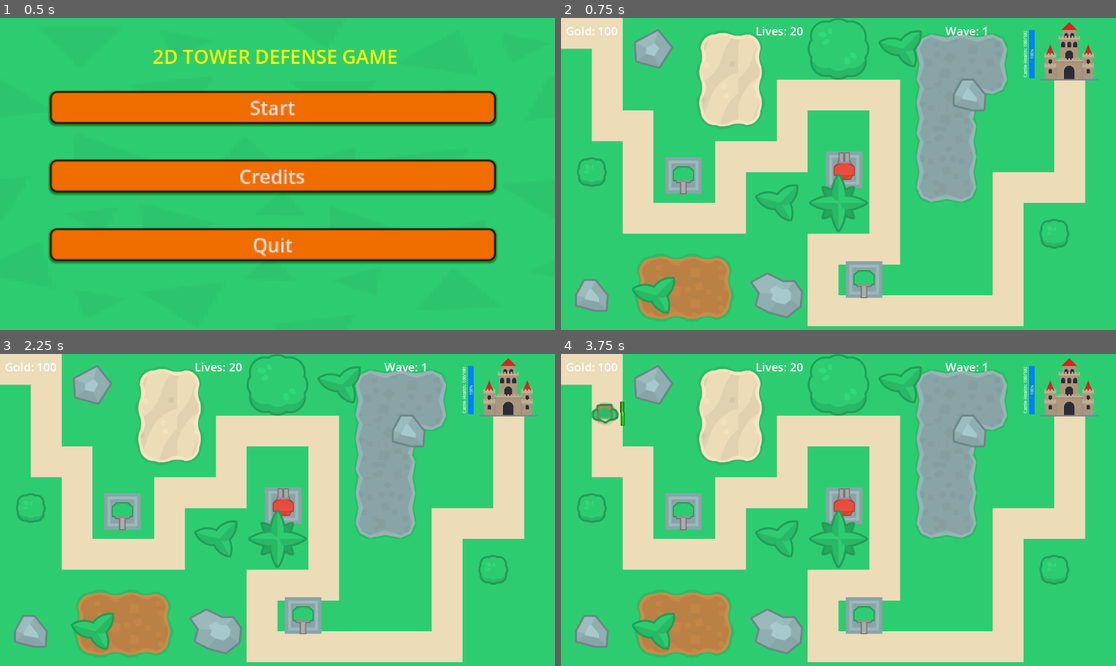
Above: before the commit, frames 1-4 (two rows, left to right).
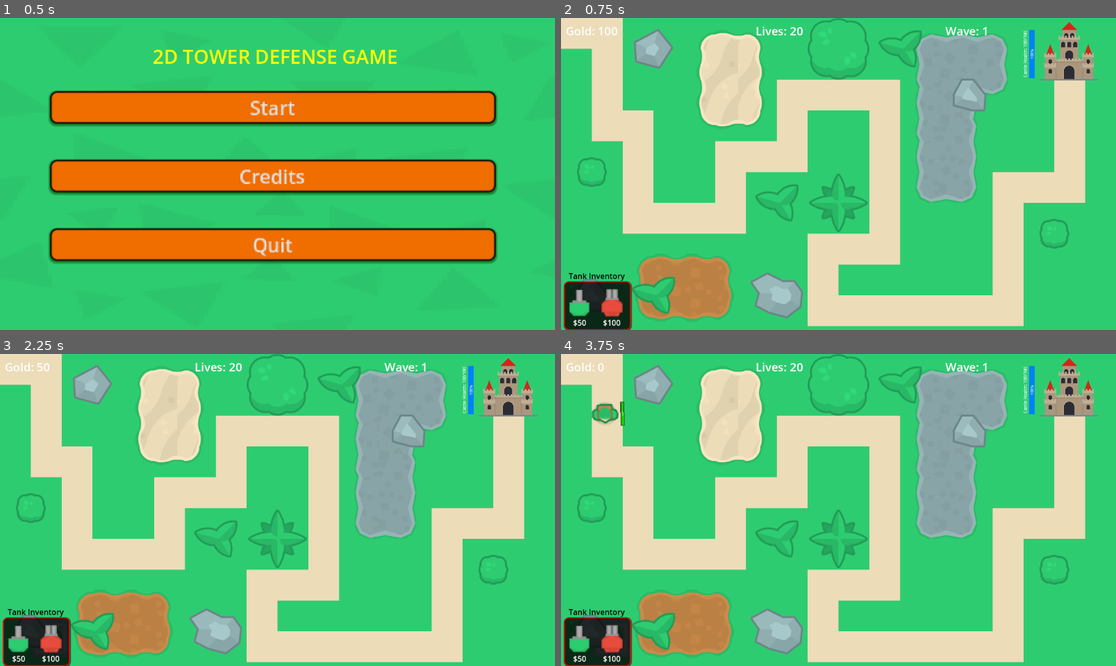
Above: after the commit, the same moments.

Repository: EishasGitHub/Proj-2D-Tower-Defense-Game
Game: Godot game, scene res://scenes/main_menu.tscn
Same seed, same stepped clock (60 frames per second), same inputs: the game is played once before the commit and once after it.
Inputs (mouse positions are in pixels of both pictures, inside the frame that each line leads up to):
- Up to frame 1 (0.5 s): no input
- Up to frame 2 (0.75 s): click "Start" at 0.5 s
- Up to frame 3 (2.25 s): click (16, 637) at 1.27 s; click (49, 637) at 2.02 s
- Up to frame 4 (3.75 s): click (577, 637) at 2.77 s; click (610, 637) at 3.52 s

Frame 1 is identical in both runs. In frame 2, 3.9% of the frame differs, in the area x 0-58%, y 42-100%; in frame 3, 3.9%; in frame 4, 4.0%, in the area x 0-58%, y 2-100%.

Commit message:
Tower Inventory Full Functionality Added

Diff:
--- a/2d-tower-defense-game/scenes/game_screen.tscn
+++ b/2d-tower-defense-game/scenes/game_screen.tscn
@@ -1,13 +1,27 @@
-[gd_scene load_steps=11 format=3 uid="uid://r8q24lshqugl"]
+[gd_scene load_steps=12 format=3 uid="uid://r8q24lshqugl"]
 
 [ext_resource type="Script" uid="uid://b1o55b7m8e4dh" path="res://scripts/game_screen.gd" id="1_dv2sx"]
 [ext_resource type="PackedScene" uid="uid://dr6jtcq4th7c3" path="res://scenes/hud.tscn" id="2_rxmqw"]
 [ext_resource type="PackedScene" uid="uid://dvevdmjfdmirb" path="res://scenes/pause_menu.tscn" id="3_1urxi"]
+[ext_resource type="Texture2D" uid="uid://b0uu3volwcxk2" path="res://art/PNG/Default size/towerDefense_tile249.png" id="4_4m8lb"]
 [ext_resource type="Texture2D" uid="uid://6w0ygsqgylfh" path="res://art/Tilesheet/towerDefense_tilesheet@2.png" id="4_dv2sx"]
+[ext_resource type="Texture2D" uid="uid://dm1ydf1ljvjiw" path="res://art/PNG/Default size/towerDefense_tile250.png" id="5_mjl5p"]
 [ext_resource type="PackedScene" uid="uid://didmgo244ftfe" path="res://scenes/castle.tscn" id="5_rxmqw"]
 [ext_resource type="Script" uid="uid://bwa3sr7ybr7qh" path="res://scripts/path_spawner.gd" id="6_1urxi"]
-[ext_resource type="PackedScene" uid="uid://h4emlatau6ty" path="res://scenes/tower_1.tscn" id="7_dthvl"]
-[ext_resource type="PackedScene" uid="uid://ciaqvi1jah6ke" path="res://scenes/tower_2.tscn" id="8_r01d7"]
+
+[sub_resource type="StyleBoxFlat" id="StyleBoxFlat_4m8lb"]
+bg_color = Color(0, 0, 0, 0.501961)
+border_width_left = 2
+border_width_top = 2
+border_width_right = 2
+border_width_bottom = 2
+border_color = Color(1, 0, 0, 1)
+corner_radius_top_left = 10
+corner_radius_top_right = 10
+corner_radius_bottom_right = 10
+corner_radius_bottom_left = 10
+shadow_size = 2
+shadow_offset = Vector2(1, 1)
 
 [sub_resource type="TileSetAtlasSource" id="TileSetAtlasSource_1urxi"]
 texture = ExtResource("4_dv2sx")
@@ -16764,6 +16778,70 @@
 visible = false
 layout_mode = 1
 
+[node name="InventoryUI" type="Control" parent="."]
+z_index = 2
+layout_mode = 1
+anchors_preset = 10
+anchor_right = 1.0
+offset_left = 6.0
+offset_top = 559.0
+offset_right = 6.0
+offset_bottom = 639.0
+grow_horizontal = 2
+
+[node name="Panel" type="Panel" parent="InventoryUI"]
+layout_mode = 0
+offset_top = -12.0
+offset_right = 139.0
+offset_bottom = 89.0
+theme_override_styles/panel = SubResource("StyleBoxFlat_4m8lb")
+
+[node name="Label" type="Label" parent="InventoryUI"]
+layout_mode = 0
+offset_left = 1.0
+offset_top = -35.0
+offset_right = 137.0
+offset_bottom = -4.0
+theme_override_colors/font_color = Color(0, 0, 0, 1)
+text = "Tank Inventory"
+horizontal_alignment = 1
+
+[node name="Label2" type="Label" parent="InventoryUI"]
+layout_mode = 0
+offset_left = 19.0
+offset_top = 62.0
+offset_right = 47.0
+offset_bottom = 85.0
+text = "$50"
+
+[node name="Label3" type="Label" parent="InventoryUI"]
+layout_mode = 0
+offset_left = 81.0
+offset_top = 62.0
+offset_right = 118.0
+offset_bottom = 85.0
+text = "$100"
+
+[node name="HBoxContainer" type="HBoxContainer" parent="InventoryUI"]
+layout_mode = 0
+offset_right = 132.0
+offset_bottom = 64.0
+
+[node name="GreentankButton" type="TextureButton" parent="InventoryUI/HBoxContainer"]
+layout_mode = 2
+texture_normal = ExtResource("4_4m8lb")
+
+[node name="RedTankButton" type="TextureButton" parent="InventoryUI/HBoxContainer"]
+layout_mode = 2
+texture_normal = ExtResource("5_mjl5p")
+
+[node name="DragPreview" type="TextureRect" parent="."]
+visible = false
+layout_mode = 0
+offset_right = 64.0
+offset_bottom = 64.0
+mouse_filter = 2
+
 [node name="GameWorld" type="Node2D" parent="."]
 
 [node name="Map" type="Node2D" parent="GameWorld"]
@@ -16809,6 +16887,18 @@
 [node name="CollisionPolygon2D7" type="CollisionPolygon2D" parent="GameWorld/Map/BlockedArea"]
 polygon = PackedVector2Array(1, 65, 65, 65, 65, 255, 130, 256, 128, 448, 387, 449, 387, 320, 511, 318, 512, 193, 636, 1 …(279 unchanged characters)…
 
+[node name="CollisionPolygon2D8" type="CollisionPolygon2D" parent="GameWorld/Map/BlockedArea"]
+polygon = PackedVector2Array(516, 11, 516, 115, 633, 120, 644, 7)
+
+[node name="CollisionPolygon2D9" type="CollisionPolygon2D" parent="GameWorld/Map/BlockedArea"]
+polygon = PackedVector2Array(660, 42, 702, 44, 742, 22, 779, 26, 909, 30, 933, 115, 915, 164, 886, 171, 857, 219, 857, 294, 863, 381, 823, 386, 757, 376, 740, 316, 742, 217, 733, 129, 721, 101, 702, 91)
+
+[node name="CollisionPolygon2D10" type="CollisionPolygon2D" parent="GameWorld/Map/BlockedArea"]
+polygon = PackedVector2Array(448, 364, 471, 345, 481, 347, 490, 363, 481, 384, 481, 412, 468, 421, 442, 397, 414, 390, 407, 371)
+
+[node name="CollisionPolygon2D11" type="CollisionPolygon2D" parent="GameWorld/Map/BlockedArea"]
+polygon = PackedVector2Array(542, 368, 535, 337, 567, 354, 579, 328, 589, 352, 610, 348, 611, 368, 635, 380, 605, 396, 592, 417, 571, 444, 552, 406, 534, 395, 516, 387)
+
 [node name="PathSpawner" type="Node2D" parent="."]
 script = ExtResource("6_1urxi")
 
@@ -16816,15 +16906,4 @@
 wait_time = 2.0
 autostart = true
 
-[node name="Towers" type="Node2D" parent="."]
-
-[node name="Tower1" parent="Towers" instance=ExtResource("7_dthvl")]
-position = Vector2(254, 327)
-
-[node name="Tower2" parent="Towers" instance=ExtResource("7_dthvl")]
-position = Vector2(629, 543)
-
-[node name="tower_2" parent="Towers" instance=ExtResource("8_r01d7")]
-position = Vector2(588, 315)
-
 [connection signal="timeout" from="PathSpawner/Timer" to="PathSpawner" method="_on_timer_timeout"]
--- /dev/null
+++ b/2d-tower-defense-game/scenes/tower_2.gd
@@ -0,0 +1,7 @@
+extends StaticBody2D
+
+
+func get_tile_position() -> Vector2i:
+	var tilemap = get_node("../../TileMap2")
+	var local_pos = tilemap.to_local(global_position)
+	return tilemap.local_to_map(local_pos)
--- a/2d-tower-defense-game/scenes/tower_2.tscn
+++ b/2d-tower-defense-game/scenes/tower_2.tscn
@@ -1,6 +1,7 @@
-[gd_scene load_steps=5 format=3 uid="uid://ciaqvi1jah6ke"]
+[gd_scene load_steps=6 format=3 uid="uid://ciaqvi1jah6ke"]
 
 [ext_resource type="Texture2D" uid="uid://birptyjykqn44" path="res://art/PNG/Retina/towerDefense_tile084.png" id="1_1ecqq"]
+[ext_resource type="Script" uid="uid://d1ru6v2srnlca" path="res://scenes/tower_2.gd" id="1_5snkr"]
 [ext_resource type="Texture2D" uid="uid://dm1ydf1ljvjiw" path="res://art/PNG/Default size/towerDefense_tile250.png" id="2_5snkr"]
 
 [sub_resource type="RectangleShape2D" id="RectangleShape2D_dp6v5"]
@@ -10,6 +11,7 @@
 radius = 200.0
 
 [node name="tower_2" type="StaticBody2D"]
+script = ExtResource("1_5snkr")
 
 [node name="CollisionShape2D" type="CollisionShape2D" parent="."]
 position = Vector2(-8, 0)
--- a/2d-tower-defense-game/scripts/game_screen.gd
+++ b/2d-tower-defense-game/scripts/game_screen.gd
@@ -1,13 +1,244 @@
+#extends Control
+#
+## UI References
+#@onready var hud = $HUD
+#@onready var pause_menu = $PauseMenu
+#
+## Game world references (add your game nodes here)
+## @onready var tower_manager = $TowerManager
+## @onready var enemy_spawner = $EnemySpawner
+## @onready var path_follow = $PathFollow
+#
+## UI References
+#@onready var green_tank_button = $InventoryUI/HBoxContainer/GreentankButton
+#@onready var red_tank_button = $InventoryUI/HBoxContainer/RedTankButton
+#@onready var money_label = $InventoryUI/MoneyLabel
+#@onready var drag_preview = $DragPreview
+#
+## Game References
+#@onready var game_world = $GameWorld
+#@onready var map = $GameWorld/Map
+#@onready var tilemap = $GameWorld/Map/TileMap2
+#
+## Tank Scenes
+#const GREEN_TANK_SCENE = preload("res://scenes/tower_1.tscn")
+#const RED_TANK_SCENE = preload("res://scenes/tower_2.tscn")
+#
+## Game State
+#var player_money = 500
+#var dragging_tank = null
+#var drag_data = {}
+#
+## Tank Costs
+#const TANK_COSTS = {
+	#"green": 50,
+	#"red": 100
+#}
+#
+#func _ready():
+	#print("GameScreen loaded")
+	#
+	## Initialize new game through GameManager
+	#GameManager.new_game()
+	#
+	## Connect to GameManager signals for game state changes
+	#GameManager.game_over_triggered.connect(_on_game_over)
+	#GameManager.pause_toggled.connect(_on_pause_toggled)
+	#
+	## Ensure UI elements are properly set up
+	#_setup_ui_layers()
+	#
+	## Start the game logic
+	#_start_game()
+	#
+	#setup_ui()
+	#update_money_display()
+#
+#func _setup_ui_layers():
+	#"""Set up UI layering and initial states"""
+	## Make sure UI elements have correct process modes
+	#if hud:
+		#hud.process_mode = Node.PROCESS_MODE_WHEN_PAUSED
+	#if pause_menu:
+		#pause_menu.process_mode = Node.PROCESS_MODE_WHEN_PAUSED
+	#
+	#print("UI layers configured")
+#
+#func _start_game():
+	#"""Initialize and start the game logic"""
+	#print("Starting tower defense game...")
+	#
+	#print("Game will end in 10 seconds for testing...")
+	##await get_tree().create_timer(10.0).timeout
+	##print("20 seconds passed - triggering game over for testing")
+	##
+	##GameManager.trigger_game_over()
+	## Game is now ready - no demo events
+	## Add your actual game logic here later
+#
+## === GAME STATE HANDLERS ===
+#
+#func _on_game_over():
+	#print("Game over detected in GameScreen")
+	#
+	## Make sure the game over screen is visible and on top
+	##if game_over_screen:
+		##print("Showing game over screen...")
+		##game_over_screen.show_screen()
+	##else:
+		##print("ERROR: Game over screen not found!")
+		#
+	## Stop all game logic
+	## enemy_spawner.stop_spawning()
+	## tower_manager.disable_towers()
+	#
+	## The GameOverScreen will automatically show due to its signal connection
+#
+#func _on_pause_toggled(is_paused: bool):
+	#"""Handle pause state changes"""
+	#print("Game pause toggled: ", is_paused)
+	## You can pause/resume specific game systems here if needed
+	## For example:
+	## if is_paused:
+	##     enemy_spawner.pause_spawning()
+	##     tower_manager.pause_towers()
+	## else:
+	##     enemy_spawner.resume_spawning()
+	##     tower_manager.resume_towers()
+#
+#func _on_tower_placed(tower_type: String, position: Vector2):
+	#"""Handle tower placement from inventory"""
+	#print("Tower placed: ", tower_type, " at position: ", position)
+#
+## === UTILITY FUNCTIONS ===
+#
+#func get_current_game_state() -> Dictionary:
+	#"""Get current game state for debugging"""
+	#return GameManager.get_game_stats()
+#
+#func force_game_over():
+	#"""Force game over (useful for testing)"""
+	#GameManager.trigger_game_over()
+#
+#func add_debug_gold(amount: int = 100):
+	#"""Add gold for debugging purposes"""
+	#GameManager.add_gold(amount)
+	#
+#func setup_ui():
+	#green_tank_button.pressed.connect(_on_green_tank_pressed)
+	#red_tank_button.pressed.connect(_on_red_tank_pressed)
+	#drag_preview.visible = false
+	#drag_preview.mouse_filter = Control.MOUSE_FILTER_IGNORE
+#
+#func _on_green_tank_pressed():
+	#start_tank_drag("green", GREEN_TANK_SCENE, green_tank_button.texture_normal)
+#
+#func _on_red_tank_pressed():
+	#start_tank_drag("red", RED_TANK_SCENE, red_tank_button.texture_normal)
+#
+#func start_tank_drag(tank_type: String, tank_scene: PackedScene, icon: Texture2D):
+	#var cost = TANK_COSTS[tank_type]
+	#
+	#if player_money < cost:
+		#print("Not enough money! Need $" + str(cost))
+		#return
+	#
+	#dragging_tank = tank_type
+	#drag_data = {
+		#"scene": tank_scene,
+		#"cost": cost,
+		#"type": tank_type
+	#}
+	#
+	#drag_preview.texture = icon
+	#drag_preview.visible = true
+	#drag_preview.modulate = Color(1, 1, 1, 0.7)
+	#
+	#print("Started dragging " + tank_type + " tank")
+#
+#func _input(event):
+	#if dragging_tank:
+		#if event is InputEventMouseMotion:
+			#drag_preview.global_position = get_global_mouse_position() - Vector2(32, 32)
+		#elif event is InputEventMouseButton and event.button_index == MOUSE_BUTTON_LEFT and not event.pressed:
+			#attempt_tank_placement()
+#
+#func attempt_tank_placement():
+	#var drop_position = get_global_mouse_position()
+	#
+	#if is_valid_placement(drop_position):
+		#place_tank(drop_position)
+		#spend_money(drag_data.cost)
+		#print(drag_data.type + " tank deployed!")
+	#else:
+		#print("Invalid placement!")
+	#
+	#stop_dragging()
+#
+#func place_tank(position: Vector2):
+	#var tank_instance = drag_data.scene.instantiate()
+	#var snapped_pos = snap_to_grid(position)
+	#tank_instance.global_position = snapped_pos
+	#map.add_child(tank_instance)
+#
+#func is_valid_placement(position: Vector2) -> bool:
+	#var local_pos = tilemap.to_local(position)
+	#var tile_coords = tilemap.local_to_map(local_pos)
+	#var tile_id = tilemap.get_cell_source_id(0, tile_coords)
+	#
+	## Allow placement on tile ID 0 (adjust as needed)
+	#return tile_id == 0
+#
+#func snap_to_grid(position: Vector2) -> Vector2:
+	#var local_pos = tilemap.to_local(position)
+	#var tile_coords = tilemap.local_to_map(local_pos)
+	#return tilemap.to_global(tilemap.map_to_local(tile_coords))
+#
+#func stop_dragging():
+	#dragging_tank = null
+	#drag_data.clear()
+	#drag_preview.visible = false
+#
+#func spend_money(amount: int):
+	#player_money -= amount
+	#update_money_display()
+#
+#func update_money_display():
+	#money_label.text = "Money: $" + str(player_money)
+
+
+
+
 extends Control
 
 # UI References
 @onready var hud = $HUD
 @onready var pause_menu = $PauseMenu
 
-# Game world references (add your game nodes here)
-# @onready var tower_manager = $TowerManager
-# @onready var enemy_spawner = $EnemySpawner
-# @onready var path_follow = $PathFollow
+# Tank UI References (removed money_label)
+@onready var green_tank_button = $InventoryUI/HBoxContainer/GreentankButton
+@onready var red_tank_button = $InventoryUI/HBoxContainer/RedTankButton
+@onready var drag_preview = $DragPreview
+
+# Game References
+@onready var game_world = $GameWorld
+@onready var map = $GameWorld/Map
+@onready var tilemap = $GameWorld/Map/TileMap2
+@onready var blocked_area = $GameWorld/Map/BlockedArea
+
+# Tank Scenes
+const GREEN_TANK_SCENE = preload("res://scenes/tower_1.tscn")
+const RED_TANK_SCENE = preload("res://scenes/tower_2.tscn")
+
+# Game State
+var dragging_tank = null
+var drag_data = {}
+
+# Tank Costs
+const TANK_COSTS = {
+	"green": 50,
+	"red": 100
+}
 
 func _ready():
 	print("GameScreen loaded")
@@ -25,9 +256,10 @@
 	# Start the game logic
 	_start_game()
 
+	setup_ui()
+
 func _setup_ui_layers():
 	"""Set up UI layering and initial states"""
-	# Make sure UI elements have correct process modes
 	if hud:
 		hud.process_mode = Node.PROCESS_MODE_WHEN_PAUSED
 	if pause_menu:
@@ -39,48 +271,116 @@
 	"""Initialize and start the game logic"""
 	print("Starting tower defense game...")
 
-	print("Game will end in 10 seconds for testing...")
-	#await get_tree().create_timer(10.0).timeout
-	#print("20 seconds passed - triggering game over for testing")
-	#
-	#GameManager.trigger_game_over()
-	# Game is now ready - no demo events
-	# Add your actual game logic here later
-
 # === GAME STATE HANDLERS ===
 
 func _on_game_over():
 	print("Game over detected in GameScreen")
-
-	# Make sure the game over screen is visible and on top
-	#if game_over_screen:
-		#print("Showing game over screen...")
-		#game_over_screen.show_screen()
-	#else:
-		#print("ERROR: Game over screen not found!")
-
-	# Stop all game logic
-	# enemy_spawner.stop_spawning()
-	# tower_manager.disable_towers()
-
-	# The GameOverScreen will automatically show due to its signal connection
 
 func _on_pause_toggled(is_paused: bool):
 	"""Handle pause state changes"""
 	print("Game pause toggled: ", is_paused)
-	# You can pause/resume specific game systems here if needed
-	# For example:
-	# if is_paused:
-	#     enemy_spawner.pause_spawning()
-	#     tower_manager.pause_towers()
-	# else:
-	#     enemy_spawner.resume_spawning()
-	#     tower_manager.resume_towers()
 
 func _on_tower_placed(tower_type: String, position: Vector2):
 	"""Handle tower placement from inventory"""
 	print("Tower placed: ", tower_type, " at position: ", position)
 
+# === TANK PLACEMENT SYSTEM ===
+
+func setup_ui():
+	green_tank_button.pressed.connect(_on_green_tank_pressed)
+	red_tank_button.pressed.connect(_on_red_tank_pressed)
+	drag_preview.visible = false
+	drag_preview.mouse_filter = Control.MOUSE_FILTER_IGNORE
+
+func _on_green_tank_pressed():
+	start_tank_drag("green", GREEN_TANK_SCENE, green_tank_button.texture_normal)
+
+func _on_red_tank_pressed():
+	start_tank_drag("red", RED_TANK_SCENE, red_tank_button.texture_normal)
+
+func start_tank_drag(tank_type: String, tank_scene: PackedScene, icon: Texture2D):
+	var cost = TANK_COSTS[tank_type]
+
+	# Use GameManager for money check
+	if GameManager.get_gold() < cost:
+		print("Not enough money! Need $" + str(cost))
+		# Flash the gold label in HUD to show insufficient funds
+		if hud and hud.has_method("flash_gold_label"):
+			hud.flash_gold_label()
+		return
+
+	dragging_tank = tank_type
+	drag_data = {
+		"scene": tank_scene,
+		"cost": cost,
+		"type": tank_type
+	}
+
+	drag_preview.texture = icon
+	drag_preview.visible = true
+	drag_preview.modulate = Color(1, 1, 1, 0.7)
+
+	print("Started dragging " + tank_type + " tank")
+
+func _input(event):
+	if dragging_tank:
+		if event is InputEventMouseMotion:
+			drag_preview.global_position = get_global_mouse_position() - Vector2(32, 32)
+		elif event is InputEventMouseButton and event.button_index == MOUSE_BUTTON_LEFT and not event.pressed:
+			attempt_tank_placement()
+
+func attempt_tank_placement():
+	var drop_position = get_global_mouse_position()
+
+	if is_valid_placement(drop_position):
+		place_tank(drop_position)
+		# Use GameManager to spend money
+		GameManager.spend_gold(drag_data.cost)
+		print(drag_data.type + " tank deployed!")
+	else:
+		print("Invalid placement - blocked area!")
+
+	stop_dragging()
+
+func place_tank(position: Vector2):
+	var tank_instance = drag_data.scene.instantiate()
+	tank_instance.global_position = position
+	map.add_child(tank_instance)
+
+func is_valid_placement(position: Vector2) -> bool:
+	# Manual polygon checking
+	if blocked_area:
+		for child in blocked_area.get_children():
+			if child is CollisionPolygon2D:
+				if is_point_in_polygon(position, child):
+					print("Blocked by polygon: ", child.name)
+					return false
+
+	# Other checks...
+	var viewport_rect = get_viewport().get_visible_rect()
+	if not viewport_rect.has_point(position):
+		return false
+
+	if position.y < 80:
+		return false
+
+	return true
+
+func is_point_in_polygon(point: Vector2, collision_polygon: CollisionPolygon2D) -> bool:
+	if not collision_polygon.polygon or collision_polygon.polygon.is_empty():
+		return false
+
+	# Convert point to polygon's local space
+	var local_point = collision_polygon.to_local(point)
+
+	# Use Godot's built-in polygon collision check
+	return Geometry2D.is_point_in_polygon(local_point, collision_polygon.polygon)
+
+func stop_dragging():
+	dragging_tank = null
+	drag_data.clear()
+	drag_preview.visible = false
+
 # === UTILITY FUNCTIONS ===
 
 func get_current_game_state() -> Dictionary:
--- a/2d-tower-defense-game/scripts/tower.gd
+++ b/2d-tower-defense-game/scripts/tower.gd
@@ -65,3 +65,8 @@
 
 #func get_bullet_damage() -> int:
 	#return bulletDamage
+
+func get_tile_position() -> Vector2i:
+	var tilemap = get_node("../../TileMap2")
+	var local_pos = tilemap.to_local(global_position)
+	return tilemap.local_to_map(local_pos)
Not shown, added: 2d-tower-defense-game/scenes/tower_2.gd.uid
